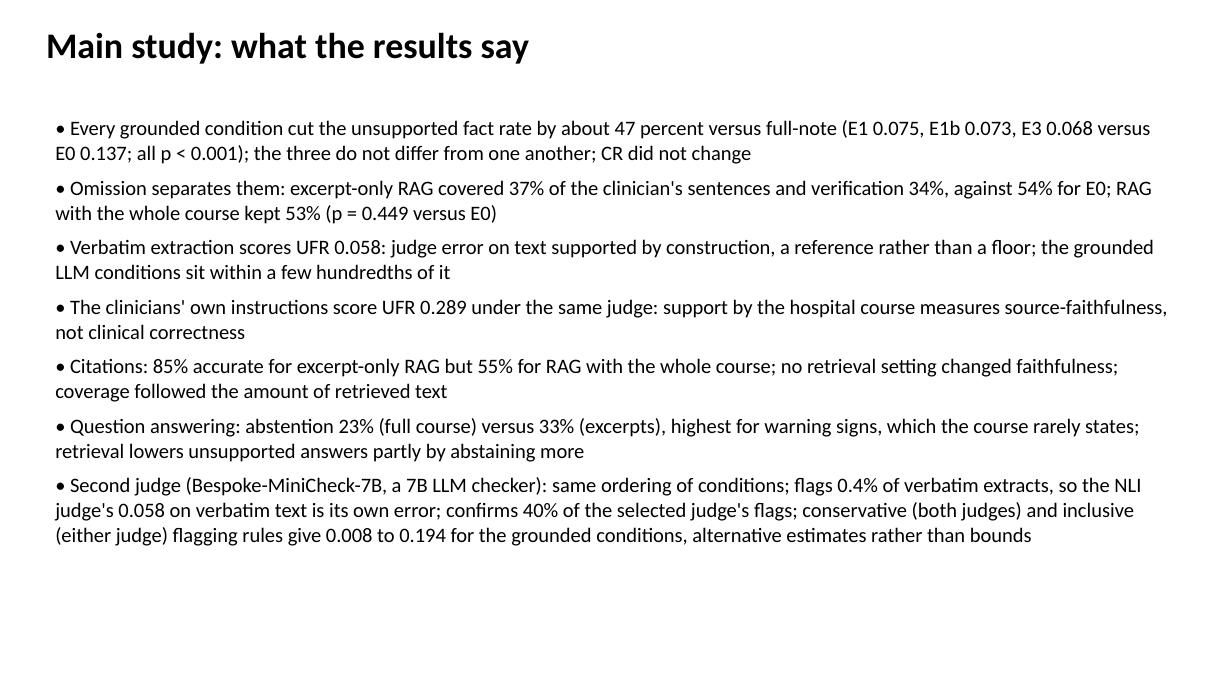
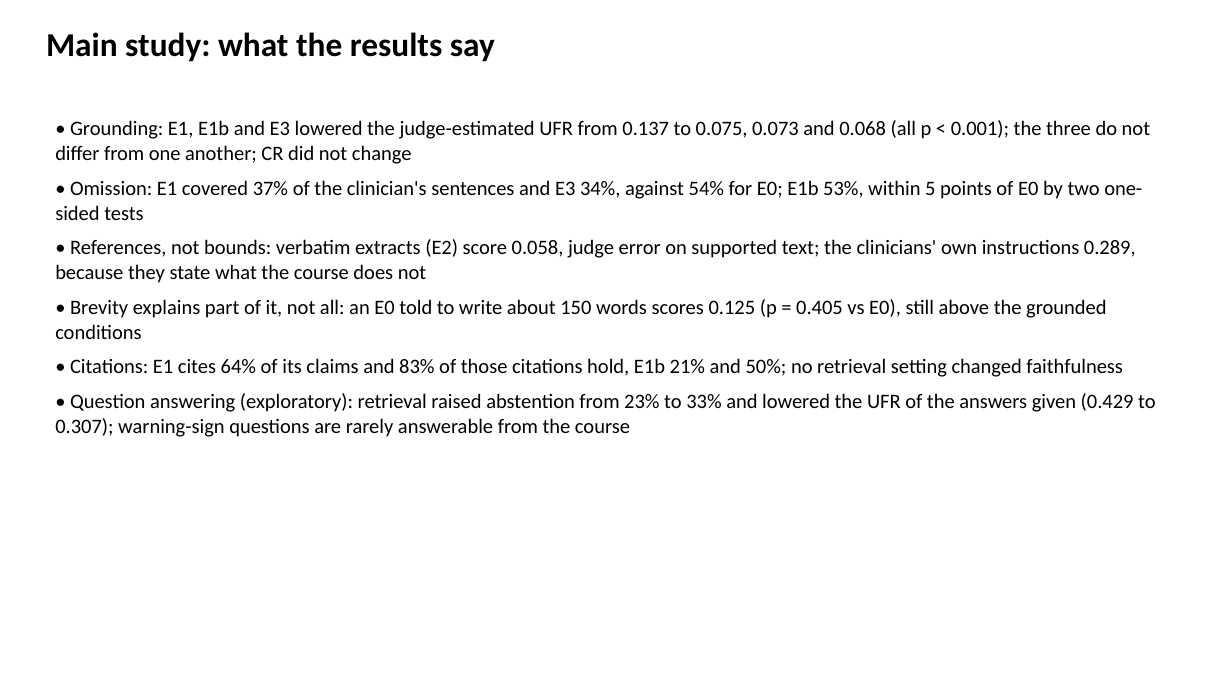
Before and after one commit to slay-a/medical-hallucination-eval, a slide deck: slide 14 of deliverables/Progress_Slides_Fall2026.pptx (slide 13 before the commit). Drawn at 1232x693 pixels with LibreOffice and Linux fonts; fonts in the diff are those of the drawing. Boxes give left, top, right and bottom in pixels: in the first picture for what was removed or moved away, otherwise in the second. Text is boxed around its words. In the diff, an @@ line names an element or a change of style, - is before the commit and + after.

Commit message:
Rebuild the progress slides and the source code and data description to match the condensed thesis

```diff
--- a/deliverables/Progress_Slides_Fall2026.pptx
+++ b/deliverables/Progress_Slides_Fall2026.pptx
@@ text "Main study: what the results ..." at <box>46,32,495,62</box>: size 28 to 26 pt @@
@@ text at <box>55,120,1155,437</box>: text changed @@
-• Every grounded condition cut the unsupported fact rate by about 47 percent versus full-note (E1 0.075, E1b 0.073, E3 0.068 versus E0 0.137; all p < 0.001); the three do not differ from one another; CR did not change
-• Omission separates them: excerpt-only RAG covered 37% of the clinician's sentences and verification 34%, against 54% for E0; RAG with the whole course kept 53% (p = 0.449 versus E0)
-• Verbatim extraction scores UFR 0.058: judge error on text supported by construction, a reference rather than a floor; the grounded LLM conditions sit within a few hundredths of it
-• The clinicians' own instructions score UFR 0.289 under the same judge: support by the hospital course measures source-faithfulness, not clinical correctness
-• Citations: 85% accurate for excerpt-only RAG but 55% for RAG with the whole course; no retrieval setting changed faithfulness; coverage followed the amount of retrieved text
-• Question answering: abstention 23% (full course) versus 33% (excerpts), highest for warning signs, which the course rarely states; retrieval lowers unsupported answers partly by abstaining more
-• Second judge (Bespoke-MiniCheck-7B, a 7B LLM checker): same ordering of conditions; flags 0.4% of verbatim extracts, so the NLI judge's 0.058 on verbatim text is its own error; confirms 40% of the selected judge's flags; conservative (both judges) and inclusive (either judge) flagging rules give 0.008 to 0.194 for the grounded conditions, alternative estimates rather than bounds
+• Grounding: E1, E1b and E3 lowered the judge-estimated UFR from 0.137 to 0.075, 0.073 and 0.068 (all p < 0.001); the three do not differ from one another; CR did not change
+• Omission: E1 covered 37% of the clinician's sentences and E3 34%, against 54% for E0; E1b 53%, within 5 points of E0 by two one-sided tests
+• References, not bounds: verbatim extracts (E2) score 0.058, judge error on supported text; the clinicians' own instructions 0.289, because they state what the course does not
+• Brevity explains part of it, not all: an E0 told to write about 150 words scores 0.125 (p = 0.405 vs E0), still above the grounded conditions
+• Citations: E1 cites 64% of its claims and 83% of those citations hold, E1b 21% and 50%; no retrieval setting changed faithfulness
+• Question answering (exploratory): retrieval raised abstention from 23% to 33% and lowered the UFR of the answers given (0.429 to 0.307); warning-sign questions are rarely answerable from the course
```
Also in this commit, not shown: 19 other slides changed, 3 slides added, 4 other files.
